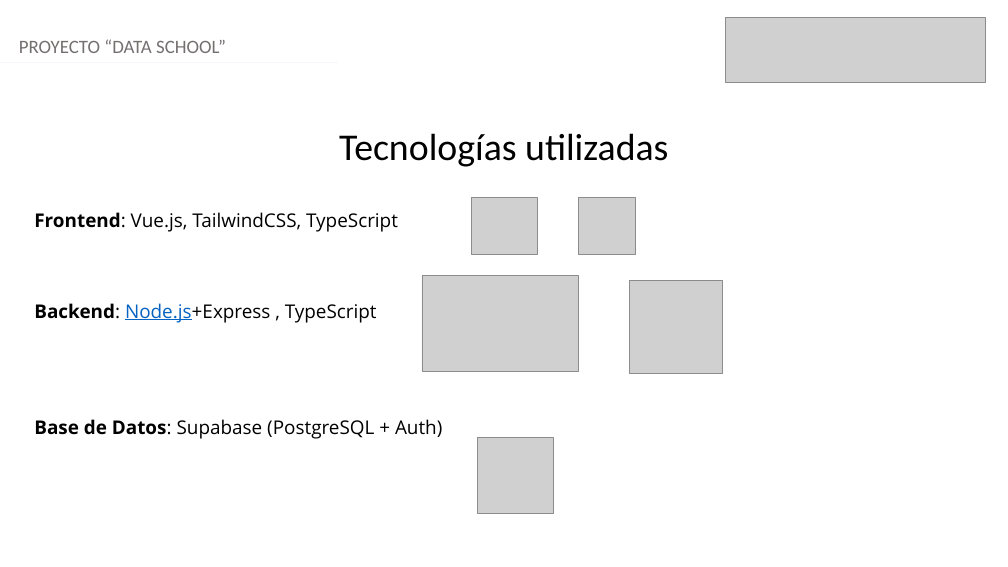
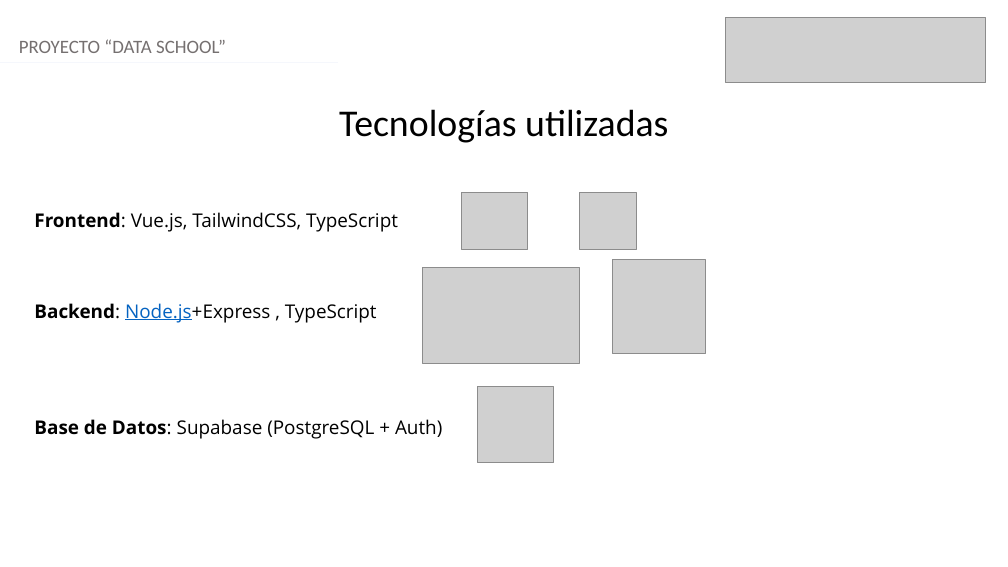
Before and after one commit to IJozk/CAPSTONE-03-Equipo-1, a slide deck: slide 15 of Fase 2/Evidencias Proyecto/Presentación Proyecto.pptx (slide 14 before the commit). Drawn at 1008x567 pixels with LibreOffice and Linux fonts; fonts in the diff are those of the drawing; grey boxes stand for pictures. Boxes give left, top, right and bottom in pixels: in the first picture for what was removed or moved away, otherwise in the second. Text is boxed around its words. In the diff, an @@ line names an element or a change of style, - is before the commit and + after.

```diff
--- a/Fase 2/Evidencias Proyecto/Presentación Proyecto.pptx
+++ b/Fase 2/Evidencias Proyecto/Presentación Proyecto.pptx
@@ text "Tecnologías utilizadas": place and size @@
-text "Tecnologías utilizadas" at (339,133,668,167)
+text "Tecnologías utilizadas" at (339,109,668,143)
@@ picture: place and size @@
-picture at (471,197,537,255)
+picture at (462,192,528,250)
@@ picture: place and size @@
-picture at (578,197,636,255)
+picture at (579,192,637,250)
@@ picture: place and size @@
-picture at (422,276,578,372)
+picture at (423,268,579,364)
@@ picture: place and size @@
-picture at (629,280,723,374)
+picture at (613,260,706,354)
@@ picture: place and size @@
-picture at (477,437,554,513)
+picture at (477,386,554,463)
```
Also in this commit, not shown: 5 other slides changed, 2 slides added, 1 slide removed.
